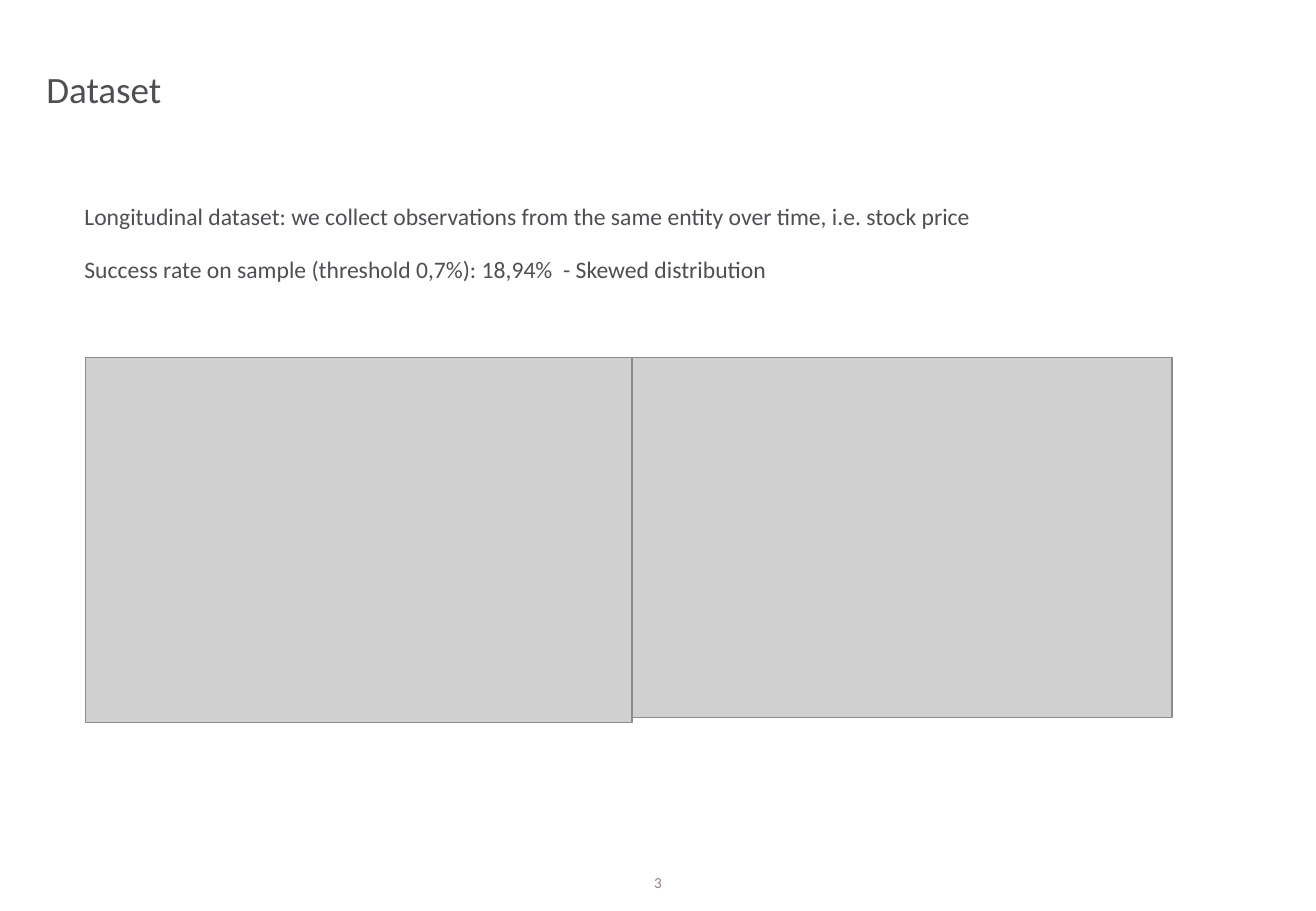
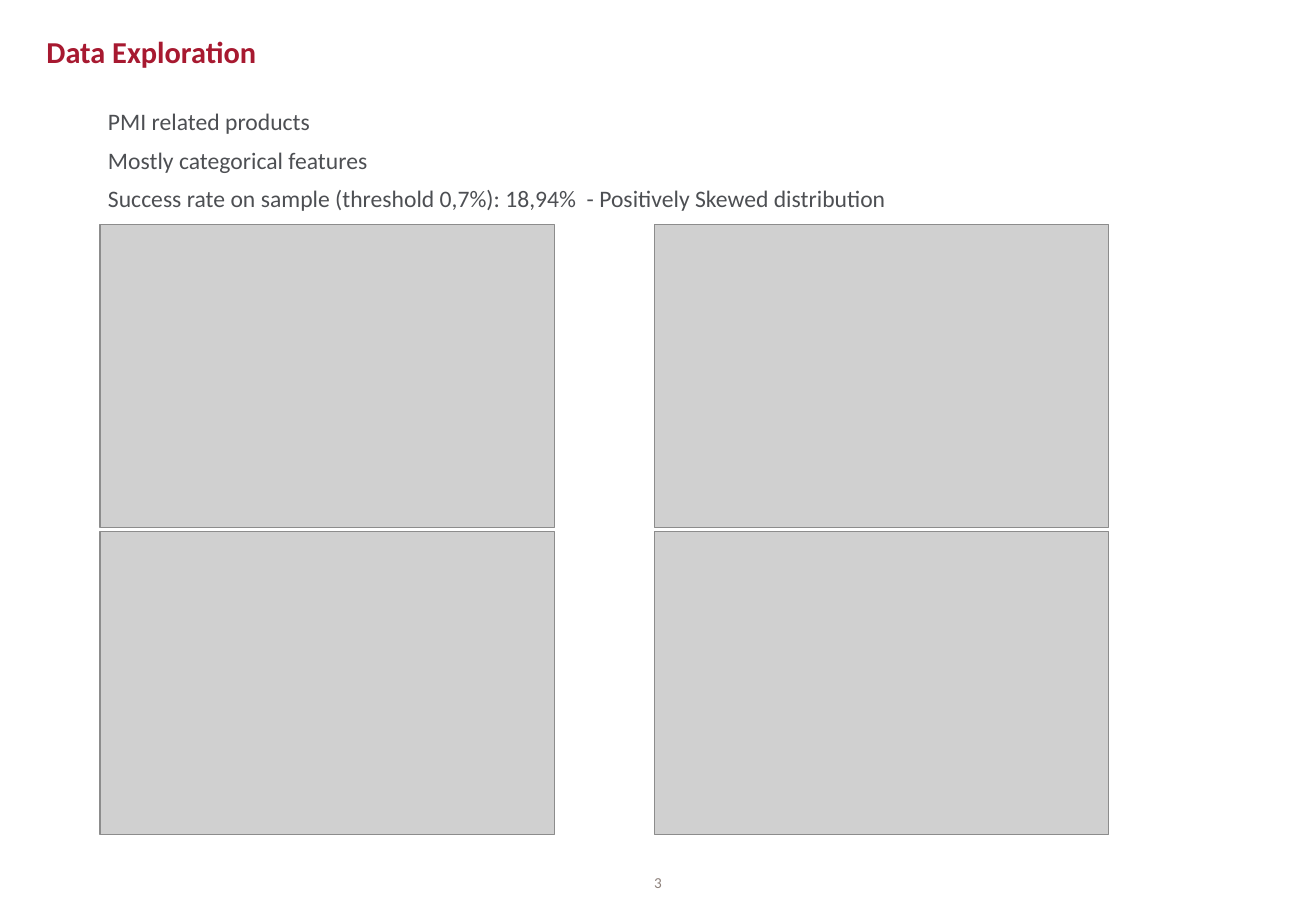
Before and after one commit to lbaligand/PMItest, a slide deck: slide 3 of Presentation.pptx. Drawn at 1316x911 pixels with LibreOffice and Linux fonts; fonts in the diff are those of the drawing; grey boxes stand for pictures. Boxes give left, top, right and bottom in pixels: in the first picture for what was removed or moved away, otherwise in the second. Text is boxed around its words. In the diff, an @@ line names an element or a change of style, - is before the commit and + after.

```diff
--- a/Presentation.pptx
+++ b/Presentation.pptx
@@ text added at (46,41,256,68), 18 pt, text #A71930, bold @@
+Data Exploration
@@ title removed at (46,79,161,104) @@
-Dataset
@@ text at (108,113,885,211): text changed @@
-• Longitudinal dataset: we collect observations from the same entity over time, i.e. stock price
-• Success rate on sample (threshold 0,7%): 18,94% - Skewed distribution
+  • PMI related products
+  • Mostly categorical features
+  • Success rate on sample (threshold 0,7%): 18,94% - Positively Skewed distribution
@@ picture: place and size @@
-picture at (85,358,632,723)
+picture at (100,225,554,527)
@@ picture added at (655,225,1109,527) @@
@@ picture: place and size @@
-picture at (632,358,1173,718)
+picture at (100,532,554,835)
@@ picture added at (655,532,1109,835) @@
```
Also in this commit, not shown: 6 other slides changed, 4 slides added, 4 slides removed.
